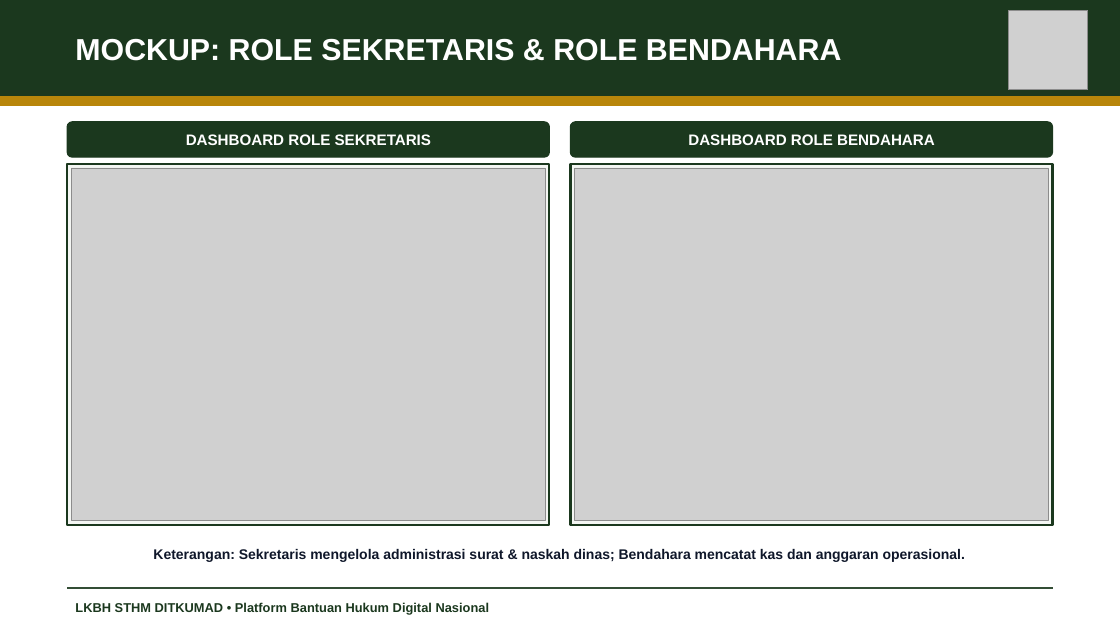
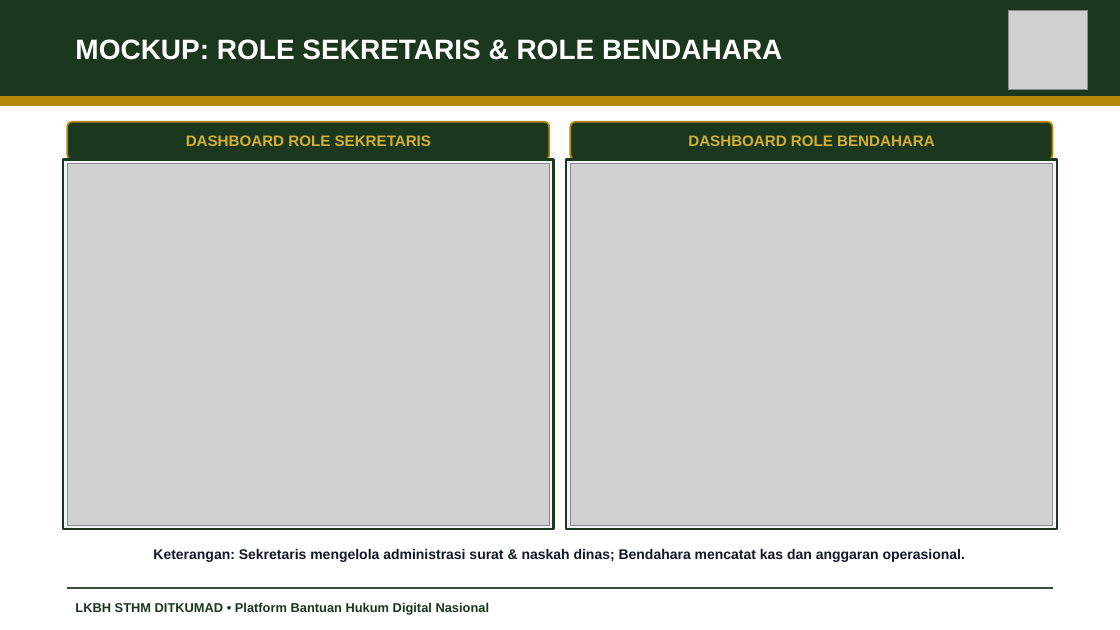
Before and after one commit to Antitesis08/LBHSTHM, a slide deck: slide 13 of public/img/LBH_STHM_Digitalisasi_Presentasi.pptx (slide 10 before the commit). Drawn at 1120x630 pixels with LibreOffice and Linux fonts; fonts in the diff are those of the drawing; grey boxes stand for pictures. Boxes give left, top, right and bottom in pixels: in the first picture for what was removed or moved away, otherwise in the second. Text is boxed around its words. In the diff, an @@ line names an element or a change of style, - is before the commit and + after.

```diff
--- a/public/img/LBH_STHM_Digitalisasi_Presentasi.pptx
+++ b/public/img/LBH_STHM_Digitalisasi_Presentasi.pptx
@@ text "MOCKUP: ROLE SEKRETARIS & ROLE ..." at (75,39,782,60): size 26 to 24 pt @@
@@ text "DASHBOARD ROLE SEKRETARIS" at (186,135,431,146): text colour #FFFFFF to #D4AF37 @@
@@ rounded rectangle at (67,122,549,160): outline #1B381E 1 pt to #B8860B 1.5 pt; proportions changed @@
@@ text "DASHBOARD ROLE BENDAHARA" at (688,135,935,146): text colour #FFFFFF to #D4AF37 @@
@@ rounded rectangle at (571,122,1053,160): outline #1B381E 1 pt to #B8860B 1.5 pt; proportions changed @@
@@ rectangle: place and size @@
-rectangle at (67,164,549,525)
+rectangle at (63,160,554,529)
@@ rectangle at (63,160,554,529): fill #F4F6F3 to #F1F5F9 @@
@@ picture: place and size @@
-picture at (71,168,545,521)
+picture at (67,164,549,525)
@@ rectangle at (566,160,1057,529): fill #F4F6F3 to #F1F5F9 @@
@@ rectangle: place and size @@
-rectangle at (571,164,1053,525)
+rectangle at (566,160,1057,529)
@@ picture: place and size @@
-picture at (575,168,1049,521)
+picture at (571,164,1053,525)
```
Also in this commit, not shown: 6 other slides changed, 6 slides added, 3 slides removed, 11 other files.
